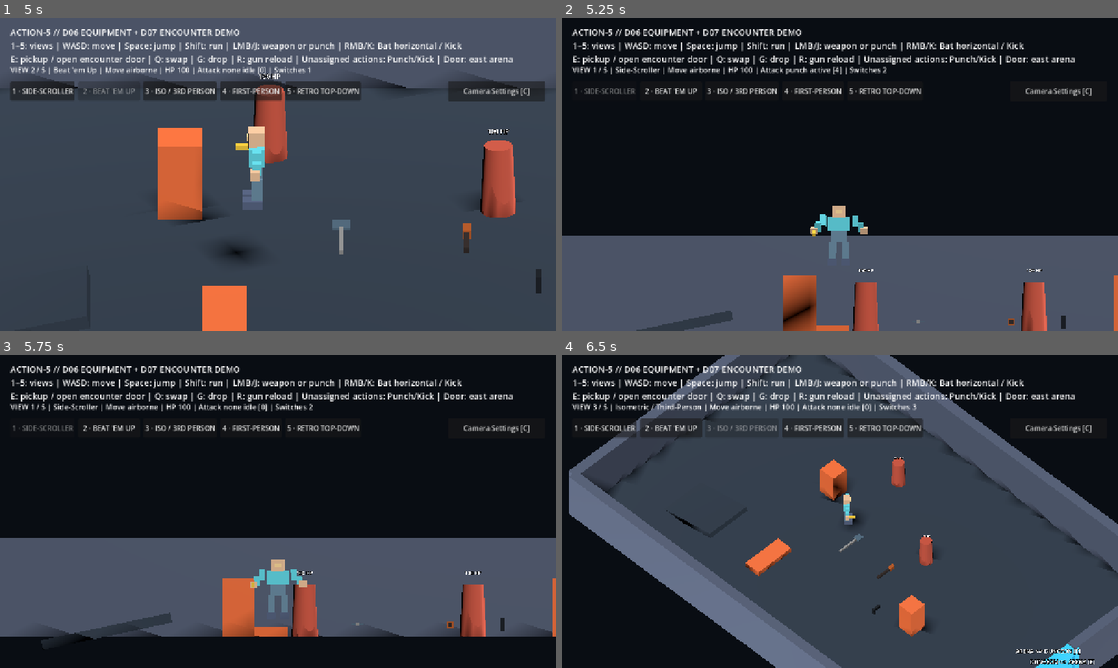
Above: before the commit, frames 1-4 (two rows, left to right).
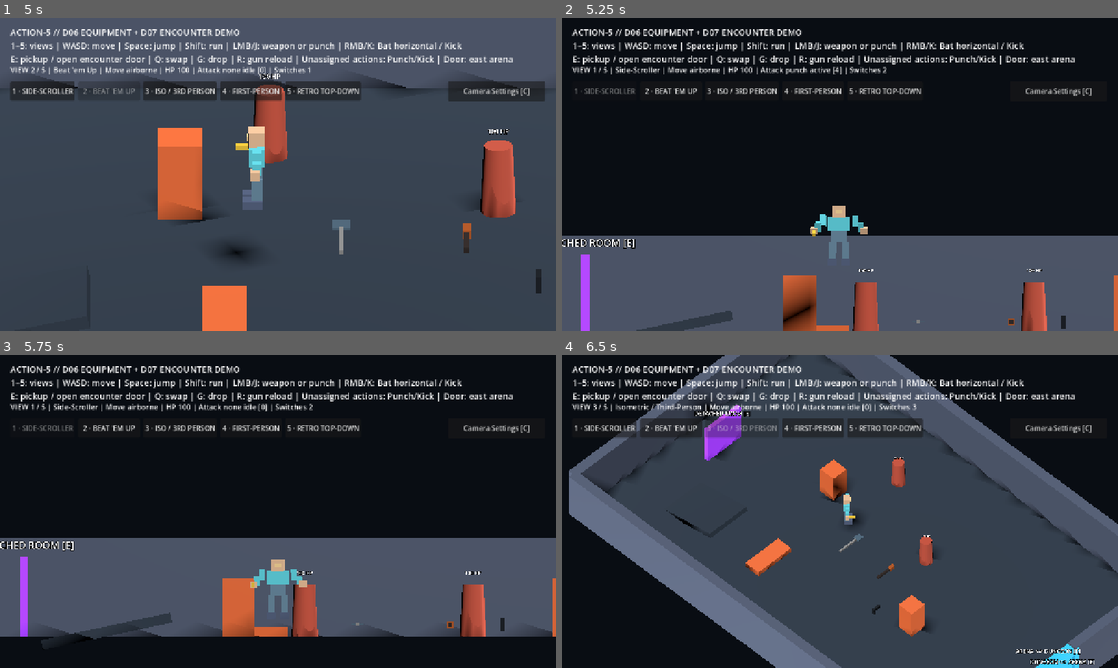
Above: after the commit, the same moments.

Repository: bravado/ACTION-5
Game: Godot game, scene res://demo/main.tscn
Two runs of this game, one before a commit and one after it. Both use one fixed random seed, a clock stepped at 60 frames per second and the inputs below.
Inputs (mouse positions are in pixels of both pictures, inside the frame that each line leads up to):
- Up to frame 1 (5 s): tap Enter at 0.5 s; move the mouse to (400, 158) at 0.52 s; hold D (move_right) 0.53-1.28 s; tap Ctrl (actor_crouch) at 0.6 s; click (400, 158) at 0.67 s; tap Space (actor_jump) at 0.77, 1.52, 3.02, 3.77, 4.52 s; move the mouse to (166, 190) at 1.27 s; hold S (move_down) 1.28-2.03 s; tap Alt (actor_dodge) at 1.35 s; move the mouse to (333, 105) at 2.02 s; hold D (move_right) 2.03-2.78 s; tap K (actor_kick) at 2.1 s; move the mouse to (250, 237) at 2.77 s; hold W (move_up) 2.78-3.53 s; tap J (actor_punch) at 2.85 s; click (250, 237) at 2.92 s; move the mouse to (444, 221) at 3.52 s; hold Shift (actor_run) 3.53-4.28 s; hold A (move_left) from 3.53 s (still down); move the mouse to (111, 127) at 4.27 s; tap X (actor_slide) at 4.35 s
- Up to frame 2 (5.25 s): move the mouse to (867, 174) at 5.02 s; release A (move_left) at 5.03 s; hold S (move_down) from 5.03 s (still down); tap 1 (view_1) at 5.1 s; click (867, 174) at 5.17 s
- Up to frame 3 (5.75 s): keep holding S (move_down)
- Up to frame 4 (6.5 s): move the mouse to (756, 433) at 5.77 s; release S (move_down) at 5.78 s; hold D (move_right) from 5.78 s (still down); tap 3 (view_3) at 5.85 s; tap Space (actor_jump) at 6.02 s

Frame 1 is identical in both runs. In frame 2, 0.7% of the frame differs, in the area x 0-14%, y 70-100%; in frame 3, 0.6%; in frame 4, 1.0%, in the area x 23-34%, y 14-34%.

Commit message:
feat(d08): add second portal type loading a detached PackedScene with same player

Diff:
--- a/demo/main.tscn
+++ b/demo/main.tscn
@@ -27,6 +27,9 @@
 [ext_resource type="Script" path="res://demo/interactions/door_acquisition_filter.gd" id="24_gate_sensor"]
 [ext_resource type="Script" path="res://demo/world/room_visibility.gd" id="25_room_visibility"]
 [ext_resource type="Script" path="res://demo/world/arena_navigation.gd" id="26_arena_nav"]
+[ext_resource type="Script" path="res://demo/world/location_manager.gd" id="27_location_manager"]
+[ext_resource type="Script" path="res://demo/interactions/location_portal.gd" id="28_location_portal"]
+[ext_resource type="PackedScene" path="res://demo/world/remote_chamber.tscn" id="29_remote_chamber"]
 
 [sub_resource type="BoxMesh" id="BoxMesh_floor"]
 size = Vector3(28, 0.4, 18)
@@ -105,6 +108,12 @@
 emission_enabled = true
 emission = Color(0.03, 0.20, 0.27, 1.0)
 emission_energy_multiplier = 1.4
+
+[sub_resource type="StandardMaterial3D" id="RemotePortalMaterial"]
+albedo_color = Color(0.52, 0.20, 0.72, 1)
+emission_enabled = true
+emission = Color(0.22, 0.08, 0.40, 1)
+emission_energy_multiplier = 1.1
 
 [node name="World" type="Node3D"]
 script = ExtResource("1_main")
@@ -319,6 +328,32 @@
 [node name="WorldSession" type="Node" parent="."]
 script = ExtResource("18_session")
 encounter_scene = ExtResource("15_encounter")
+
+[node name="LocationManager" type="Node" parent="."]
+script = ExtResource("27_location_manager")
+
+[node name="RemoteReturnSpawn" type="Marker3D" parent="."]
+; Nonadjacent scene travel returns to a distinct arena-side marker.
+position = Vector3(-9.6, 0.15, 0)
+
+[node name="RemotePortal" type="Node3D" parent="." groups=["action5_interactable"]]
+position = Vector3(-11.5, 0, 0)
+script = ExtResource("28_location_portal")
+destination_mode = 1
+destination_scene = ExtResource("29_remote_chamber")
+
+[node name="MarkerMesh" type="MeshInstance3D" parent="RemotePortal"]
+position = Vector3(0, 1.225, 0)
+mesh = SubResource("DoorMesh")
+surface_material_override/0 = SubResource("RemotePortalMaterial")
+
+[node name="Label3D" type="Label3D" parent="RemotePortal"]
+position = Vector3(0, 2.8, 0)
+text = "DETACHED ROOM [E]"
+font_size = 43
+pixel_size = 0.007
+billboard = 1
+no_depth_test = true
 
 [node name="Interactor" type="Node" parent="."]
 script = ExtResource("19_interactor")
Not shown: 1 places in demo/main.tscn that only renumber resources
